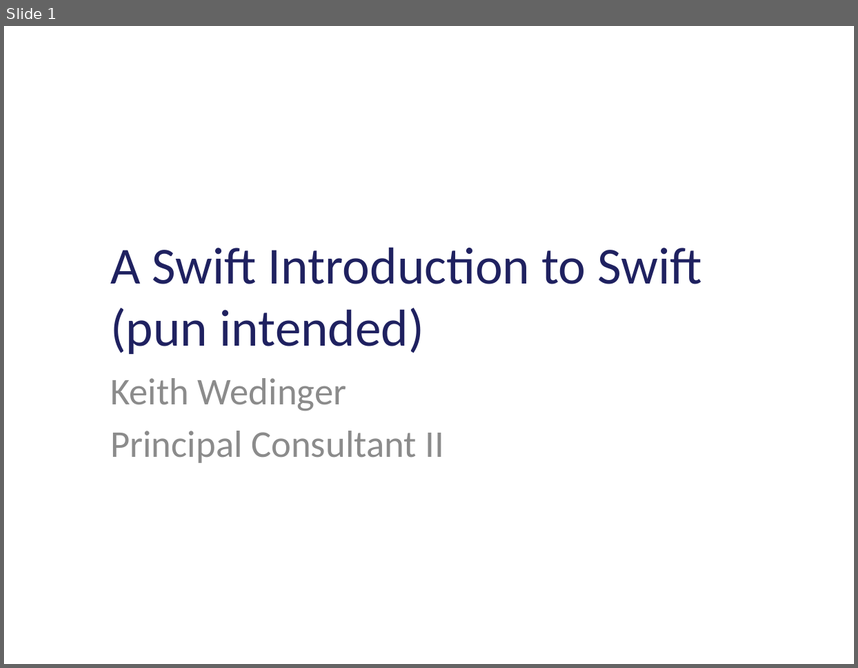
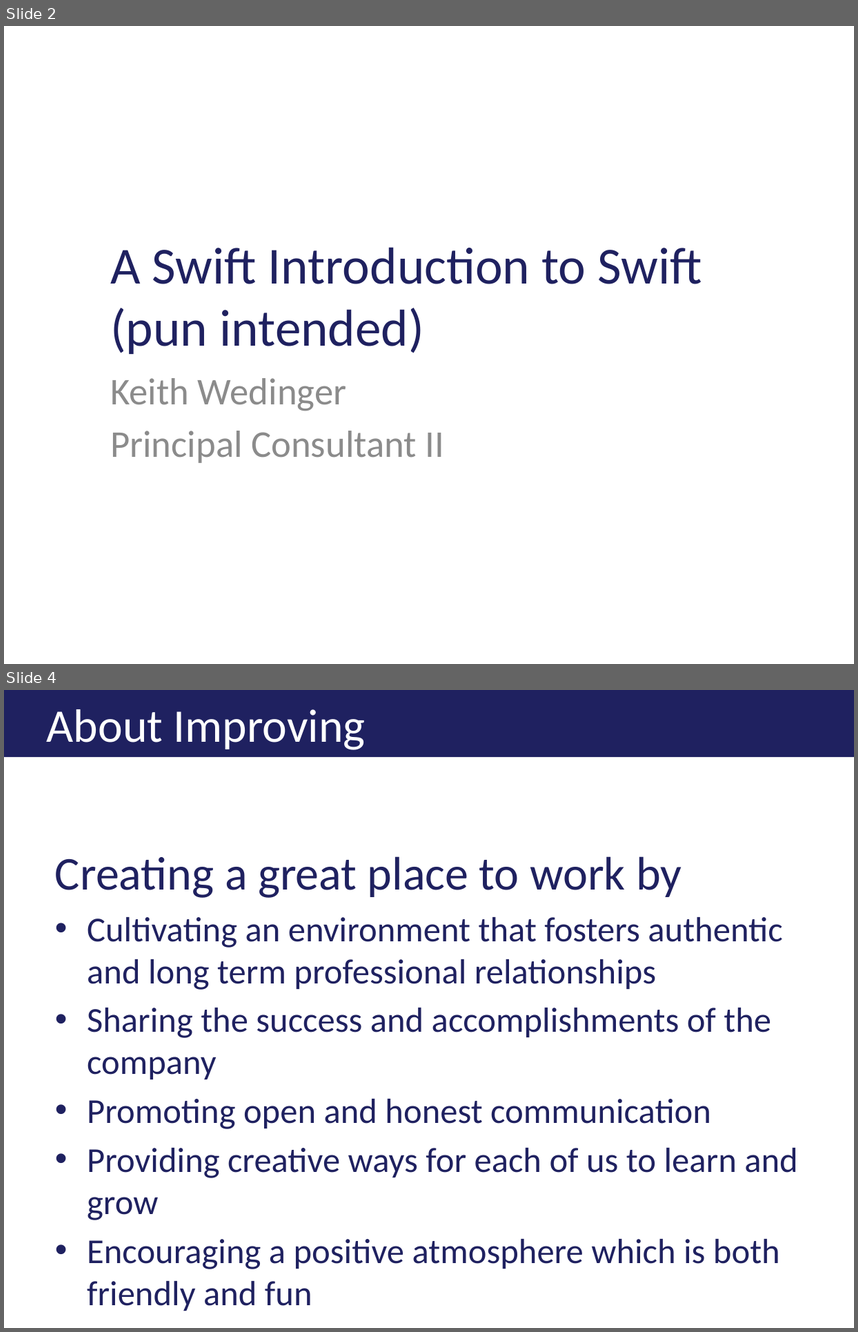
Before and after one commit to jkwuc89/Presentations, a slide deck: A Swift Introduction to Swift.pptx. Shown one above the other, each under a label of ours: slide 1 before the commit, slides 2 and 4 after it; the slides between them are not shown. The pictures are 858x668 and 858x1332 pixels, drawn with LibreOffice and Linux fonts; fonts in the diff are those of the drawing; background and template pictures are left out. Boxes give left, top, right and bottom in pixels: in the first picture for what was removed or moved away, otherwise in the second. Text is boxed around its words. In the diff, an @@ line names an element or a change of style, - is before the commit and + after.

```diff
--- a/A Swift Introduction to Swift.pptx
+++ b/A Swift Introduction to Swift.pptx
@@ slide 4 added at (x1=4, y1=690, x2=854, y2=1328), background #FFFFFF @@
@@ title added at (x1=4, y1=690, x2=854, y2=757), fill #1F2160, 39.6 pt, text #FFFFFF @@
+About Improving
@@ text added at (x1=55, y1=856, x2=797, y2=1269), 29.6 pt, text #1F2160 @@
+Creating a great place to work by
+• Cultivating an environment that fosters authentic and long term professional relationships
+• Sharing the success and accomplishments of the company
+• Promoting open and honest communication
+• Providing creative ways for each of us to learn and grow
+• Encouraging a positive atmosphere which is both friendly and fun
@@ what was slide 1 is now slide 2 @@
```
Also in this commit, not shown: 4 slides changed, 1 other slide added.
